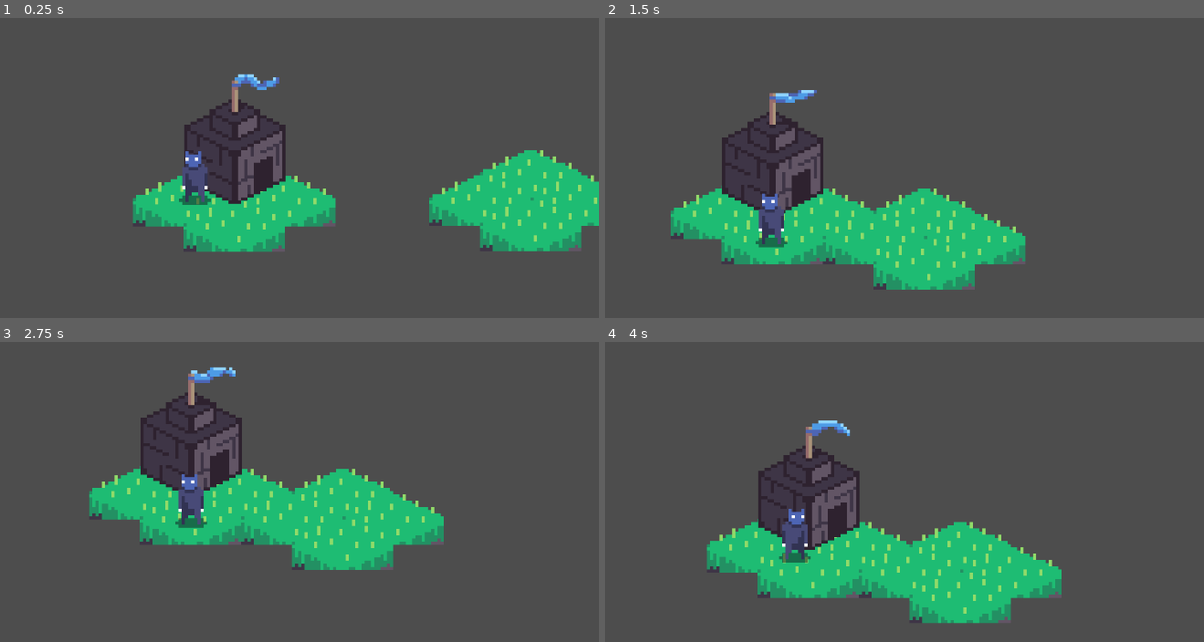
Above: before the commit, frames 1-4 (two rows, left to right).
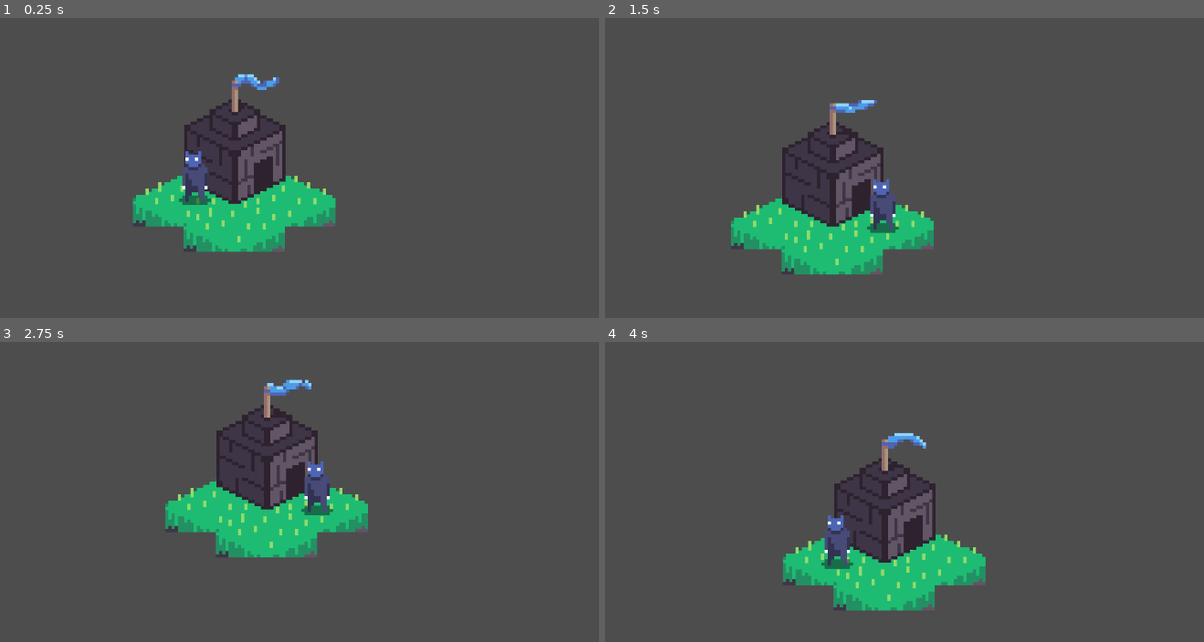
Above: after the commit, the same moments.

Repository: SuperSheaff/Ludum-Dare-55
Game: Godot game, scene res://world/world.tscn
The game is run twice, just before and just after one commit, with the same random seed, the same clock (stepped at 60 frames per second) and the same inputs. This scene is started directly instead of the project's main scene. Sound files missing from this copy of the repository are replaced by a short silence.
Inputs (mouse positions are in pixels of both pictures, inside the frame that each line leads up to):
- Up to frame 1 (0.25 s): no input
- Up to frame 2 (1.5 s): tap Enter at 0.5 s; move the mouse to (1000, 201) at 0.52 s; hold Space (summon) 0.53-1.28 s; move the mouse to (694, 243) at 1.27 s; tap Space (summon) at 1.35 s
- Up to frame 3 (2.75 s): move the mouse to (305, 456) at 2.02 s; hold Space (summon) from 2.03 s (still down)
- Up to frame 4 (4 s): move the mouse to (802, 630) at 2.77 s; release Space (summon) at 2.78 s; tap Space (summon) at 2.85 s; move the mouse to (1060, 609) at 3.52 s; hold Space (summon) from 3.53 s (still down)

The runs differ from the first frame. In frame 1, 6.7% of the frame differs, in the area x 71-100%, y 44-78%; in frame 2, 14%, in the area x 10-71%, y 24-91%; in frame 3, 14%; in frame 4, 14%.

Commit message:
fixed collisions

Diff:
--- a/GameData.gd
+++ b/GameData.gd
@@ -7,7 +7,7 @@
 var ACCELERATION : float = 0.5
 var FRICTION : float = 0.1
 
-const COLLIDE_THRESHOLD = 50
+const COLLIDE_THRESHOLD = 25
 
 # Called when the node enters the scene tree for the first time.
 func _ready():
--- a/world/island.gd
+++ b/world/island.gd
@@ -1,10 +1,10 @@
-extends Node2D
+extends CharacterBody2D
 
 @onready var tilemap = get_node("TileMap")
 @onready var area_2d = get_node("Area2D")
 
 
-var velocity = Vector2.ZERO
+#var velocity = Vector2.ZERO
 var _direction = Vector2.ZERO
 var _is_moving = false
 
@@ -27,8 +27,9 @@
 		velocity = velocity.lerp(_direction * GameData.MAX_SPEED, GameData.ACCELERATION)
 	else:
 		velocity = velocity.lerp(Vector2.ZERO, GameData.FRICTION)
-
-	position += velocity * delta
+	#print(position)
+	move_and_slide()
+	#position += velocity * delta
 
 
 func get_mass():
@@ -58,6 +59,29 @@
 	shape.points = vertices
 	collision_shape.shape = shape
 	collision_shape.position = center
+	call_deferred("add_child", collision_shape)
+
+	collision_shape = CollisionShape2D.new()
+	collision_shape.shape = shape
+	collision_shape.position = center
+
+	area_2d.call_deferred("add_child", collision_shape)
+
+
+# Add a CollisionShape2D corresponding to the given cell
+func _add_collider_edge(cell):
+	var collision_shape = CollisionShape2D.new()
+	var center = tilemap.map_to_local(cell)
+	var vertices = [
+		Vector2(-GameData.TILE_WIDTH/2, 0),
+		Vector2(0, GameData.TILE_HEIGHT/2),
+		Vector2(GameData.TILE_WIDTH/2, 0),
+		Vector2(0, -GameData.TILE_HEIGHT/2)
+	]
+	var shape = ConvexPolygonShape2D.new()
+	shape.points = vertices
+	collision_shape.shape = shape
+	collision_shape.position = center
 	area_2d.call_deferred("add_child", collision_shape)
 	_edge_shapes[cell] = collision_shape
 
@@ -69,7 +93,7 @@
 
 
 # Get the collisionshapes for the edge cells (no corners)
-func _get_collision_edge(with_collider):
+func _get_collision_edge(with_collider=false):
 	var corners = [Vector2i(1,1), Vector2i(1,-1), Vector2i(-1,1), Vector2i(-1,-1)]
 	for cell in tilemap.get_used_cells(0):
 		var neighbours = tilemap.get_surrounding_cells(cell)
@@ -78,4 +102,4 @@
 				if not edges.has(neighbour):
 					edges[neighbour] = neighbour
 					if with_collider:
-						_add_collider(neighbour)
+						_add_collider_edge(neighbour)
--- a/world/island.tscn
+++ b/world/island.tscn
@@ -3,14 +3,14 @@
 [ext_resource type="Script" path="res://world/island.gd" id="1_1s6uo"]
 [ext_resource type="TileSet" uid="uid://dkrafu0ql6y02" path="res://Tilemaps/island_tileset.tres" id="2_jpvje"]
 
-[node name="Island" type="Node2D"]
+[node name="Island" type="CharacterBody2D"]
+motion_mode = 1
+wall_min_slide_angle = 0.0
 script = ExtResource("1_1s6uo")
 
 [node name="TileMap" type="TileMap" parent="."]
-position = Vector2(2.08165e-12, 2.08165e-12)
 tile_set = ExtResource("2_jpvje")
-collision_visibility_mode = 1
 format = 2
-layer_0/tile_data = PackedInt32Array(-1, 2, 0, 65534, 2, 0, -2, 2, 0, 65535, 2, 0)
+layer_0/tile_data = PackedInt32Array(65535, 2, 0, 65534, 2, 0, -2, 2, 0, -1, 2, 0)
 
 [node name="Area2D" type="Area2D" parent="."]
--- a/world/player.gd
+++ b/world/player.gd
@@ -21,6 +21,7 @@
 
 
 func _ready():
+	_get_collision_shape()
 	_get_collision_edge(true)
 	GameController.spawn_dude(self)
 
@@ -28,7 +29,7 @@
 
 # Called every frame. 'delta' is the elapsed time since the previous frame.
 func _process(delta):
-
+	#print(position)
 	_get_aim_direction()
 
 	_check_collisions(delta)
@@ -53,7 +54,7 @@
 
 func _island_collision(local_cs, other_cs, delta):
 	camera.camera_shake()
-	_collision_physics(other_cs.get_parent().get_parent(), delta)
+	#_collision_physics(other_cs.get_parent().get_parent(), delta)
 	_merge_island(local_cs, other_cs)
 	camera.update_camera_zoom_pos()
 	collisions.clear()
@@ -87,12 +88,13 @@
 		if tilemap.get_cell_source_id(0, new) == -1:
 			if not edges.has(new):
 				edges[new] = new
-				_add_collider(new)
+				_add_collider_edge(new)
 
 	# Add main tiles from new island and delete invalid edges
 	for cell in other_island.tilemap.get_used_cells(0):
 		var new = local_point_tm + cell - other_point_tm
 		tilemap.set_cell(0, new, 2, Vector2i(0, 0))
+		_add_collider(new)
 		if edges.has(new):
 			edges.erase(new)
 			_edge_shapes[new].queue_free()
--- a/world/player.tscn
+++ b/world/player.tscn
@@ -8,12 +8,12 @@
 [node name="Player" instance=ExtResource("1_nkg0s")]
 script = ExtResource("2_65w22")
 
-[node name="Camera2D" type="Camera2D" parent="." index="2"]
+[node name="House" parent="." index="2" groups=["Houses"] instance=ExtResource("4_q7pwu")]
+position = Vector2(1, -71)
+
+[node name="Camera2D" type="Camera2D" parent="." index="3"]
 position_smoothing_enabled = true
 script = ExtResource("3_xgala")
 
-[node name="House" parent="." index="3" groups=["Houses"] instance=ExtResource("4_q7pwu")]
-position = Vector2(1, -71)
-
 [connection signal="area_shape_entered" from="Area2D" to="." method="_on_area_2d_area_shape_entered"]
 [connection signal="area_shape_exited" from="Area2D" to="." method="_on_area_2d_area_shape_exited"]
--- a/world/world.gd
+++ b/world/world.gd
@@ -13,7 +13,7 @@
 
 # Called when the node enters the scene tree for the first time.
 func _ready():
-	pass # Replace with function body.
+	add_island(Vector2(0,0) 	)
 
 
 # Called every frame. 'delta' is the elapsed time since the previous frame.
--- a/world/world.tscn
+++ b/world/world.tscn
@@ -1,14 +1,12 @@
-[gd_scene load_steps=4 format=3 uid="uid://bq30teowg1ppk"]
+[gd_scene load_steps=3 format=3 uid="uid://bq30teowg1ppk"]
 
 [ext_resource type="Script" path="res://world/world.gd" id="1_5mdvn"]
 [ext_resource type="PackedScene" uid="uid://0uexbmokxjg6" path="res://world/player.tscn" id="3_7rljs"]
-[ext_resource type="PackedScene" uid="uid://cke738yixhthx" path="res://world/island.tscn" id="3_krl5m"]
 
 [node name="World" type="Node2D"]
 script = ExtResource("1_5mdvn")
 
 [node name="Player" parent="." instance=ExtResource("3_7rljs")]
-position = Vector2(-82, 3)
-
-[node name="Island" parent="." instance=ExtResource("3_krl5m")]
-position = Vector2(386, 2)
+position = Vector2(775, -58)
+motion_mode = 0
+wall_min_slide_angle = 0.261799
